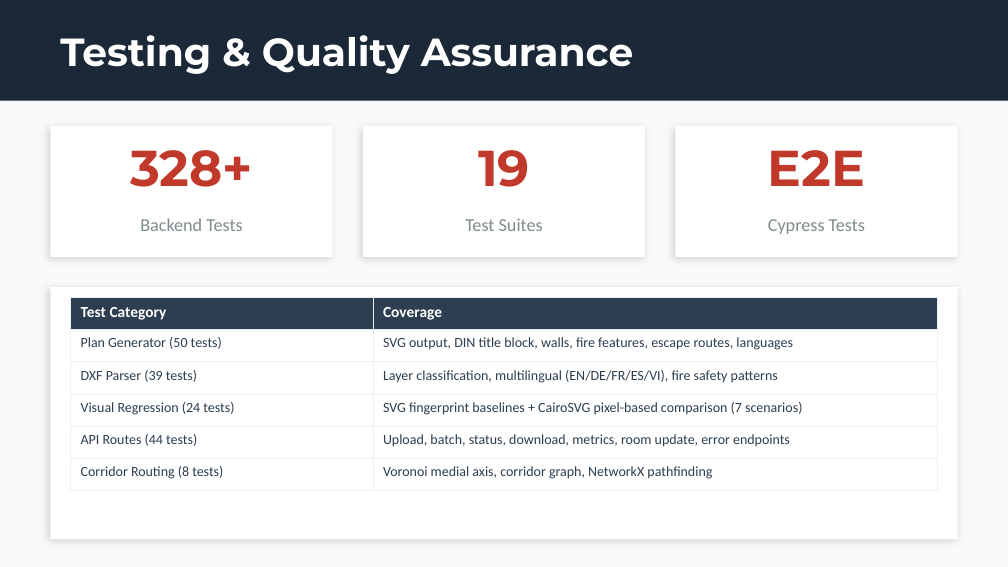
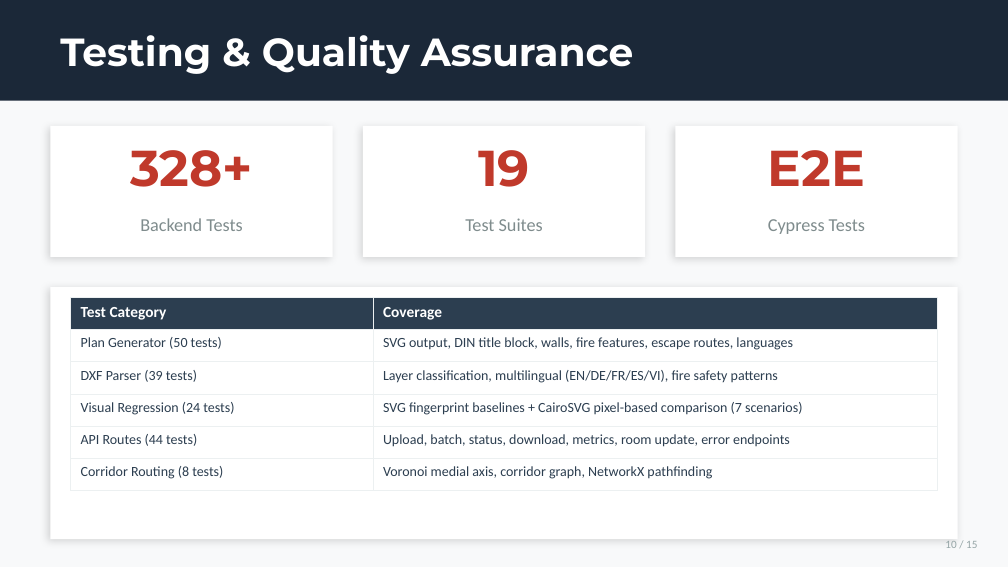
Before and after one commit to NWichter-NeoTube/RescueForge, a slide deck: slide 10 of RescueForge_Final.pptx. Drawn at 1008x567 pixels with LibreOffice and Linux fonts; fonts in the diff are those of the drawing. Boxes give left, top, right and bottom in pixels: in the first picture for what was removed or moved away, otherwise in the second. Text is boxed around its words. In the diff, an @@ line names an element or a change of style, - is before the commit and + after.

```diff
--- a/RescueForge_Final.pptx
+++ b/RescueForge_Final.pptx
@@ text added at bbox=[945, 541, 977, 548], 8 pt, text #95A5A6 @@
+10 / 15
```
Also in this commit, not shown: 12 other slides changed, 1 slide added, 1 other file.
